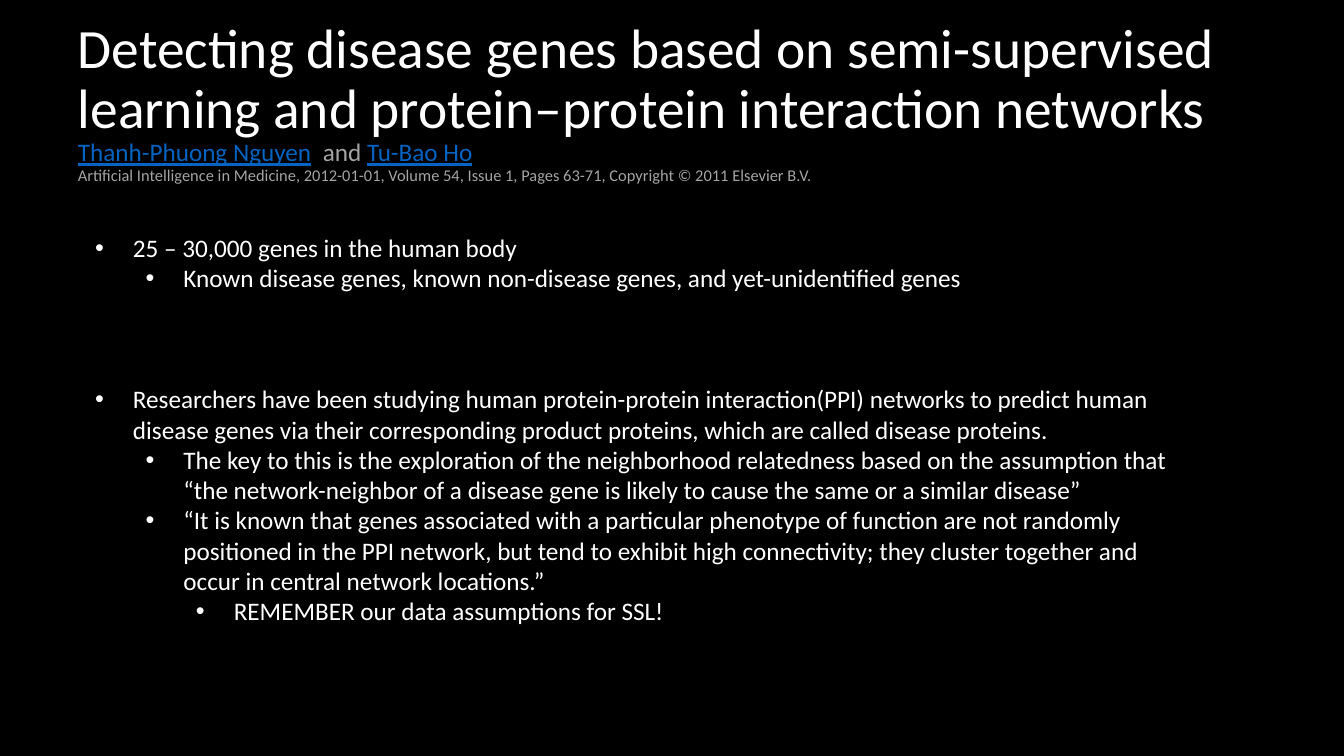
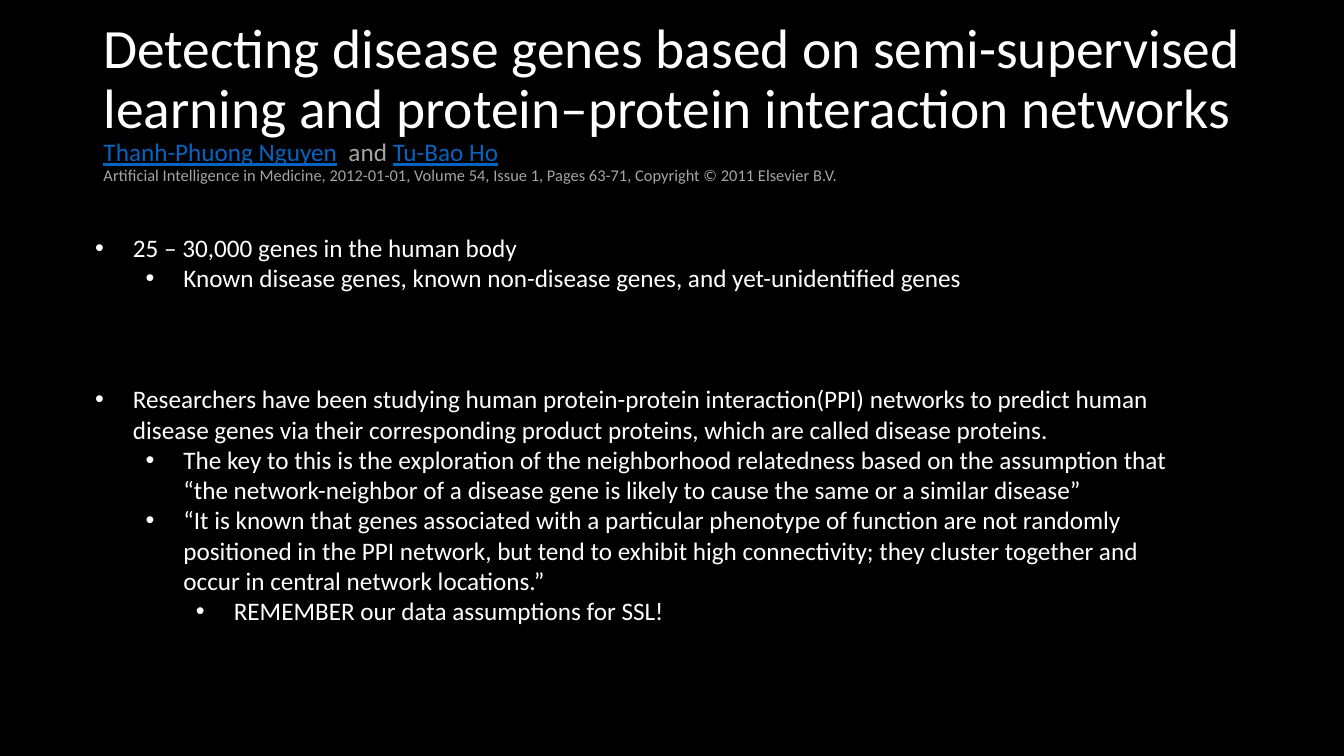
Before and after one commit to ramsir3/HealthCareDataScienceSIGPresentations, a slide deck: slide 10 of Semi-Supervised Learning/SemiSupervisedPresentation.pptx. Drawn at 1344x756 pixels with LibreOffice and Linux fonts; fonts in the diff are those of the drawing. Boxes give left, top, right and bottom in pixels: in the first picture for what was removed or moved away, otherwise in the second. Text is boxed around its words. In the diff, an @@ line names an element or a change of style, - is before the commit and + after.

```diff
--- a/Semi-Supervised Learning/SemiSupervisedPresentation.pptx
+++ b/Semi-Supervised Learning/SemiSupervisedPresentation.pptx
@@ title "Detecting disease genes based on ...": place and size @@
-title "Detecting disease genes based on ..." at bbox=[78, 29, 1213, 184]
+title "Detecting disease genes based on ..." at bbox=[103, 29, 1239, 184]
```
Also in this commit, not shown: 1 slide added.
